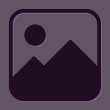
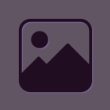
The second (110, 110) image is a revision of the first. Changes to its layers:
painted on "album #3" over left=8, top=8, right=102, bottom=102
painted on "album shadow #2" over left=9, top=9, right=102, bottom=103
